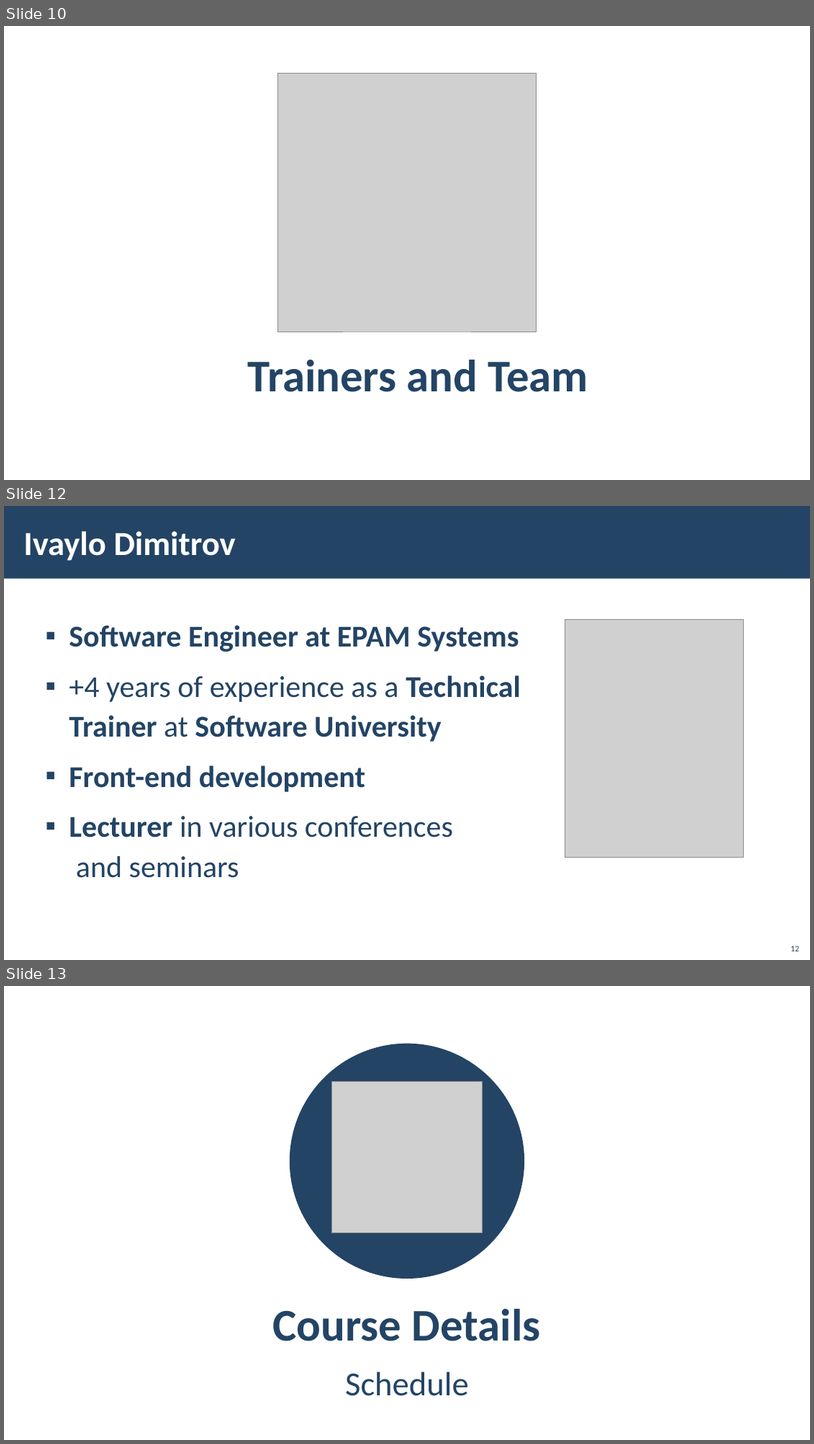
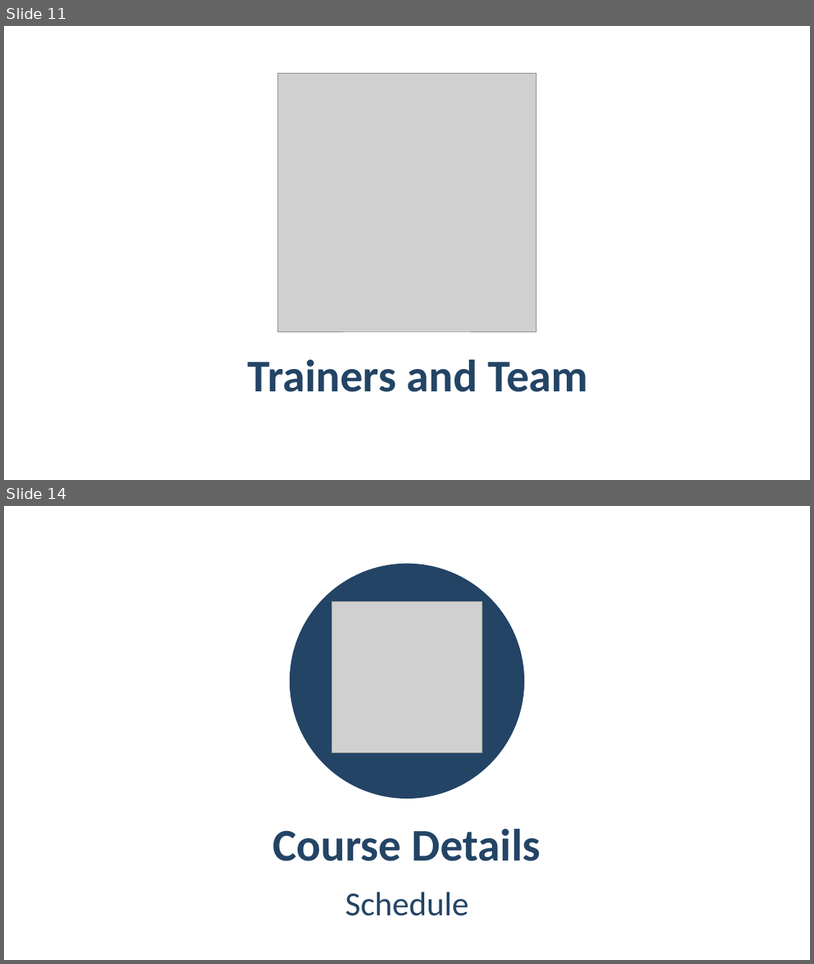
Before and after one commit to TodorYBorisov/Software-University, a slide deck: 03. JS Advanced - Jan 2023/00. Resources/00. JS-Advanced-Course-Introduction.pptx. Shown one above the other, each under a label of ours: slides 10, 12 and 13 before the commit, slides 11 and 14 after it; the slides between them are not shown. The pictures are 814x1444 and 814x964 pixels, drawn with LibreOffice and Linux fonts; fonts in the diff are those of the drawing; grey boxes stand for pictures; background and template pictures are left out. Boxes give left, top, right and bottom in pixels: in the first picture for what was removed or moved away, otherwise in the second. Text is boxed around its words. In the diff, an @@ line names an element or a change of style, - is before the commit and + after.

```diff
--- a/03. JS Advanced - Jan 2023/00. Resources/00. JS-Advanced-Course-Introduction.pptx
+++ b/03. JS Advanced - Jan 2023/00. Resources/00. JS-Advanced-Course-Introduction.pptx
@@ slide 12 removed at [4,506,810,960], background picture (left out) @@
@@ rectangle removed at [4,506,810,579] @@
@@ title removed at [23,531,236,561] @@
-Ivaylo Dimitrov
@@ text removed at [69,625,521,878] @@
-▪ Software Engineer at EPAM Systems
-▪ +4 years of experience as a Technical Trainer at Software University
-▪ Front-end development
-▪ Lecturer in various conferences and seminars
@@ picture removed at [565,620,743,857] @@
@@ page number removed at [791,945,800,951] @@
-12
@@ what was slide 10 is now slide 11 @@
@@ what was slide 13 is now slide 14 @@
```
Also in this commit, not shown: 6 slides changed, 3 slides added, 1 other slide removed, 2 other files.
